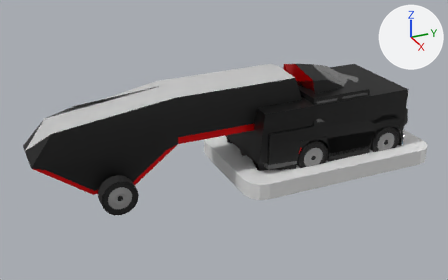
Two versions of the Blender file Assets/Models/Blender/OverdriveTracks.blend, one commit apart.
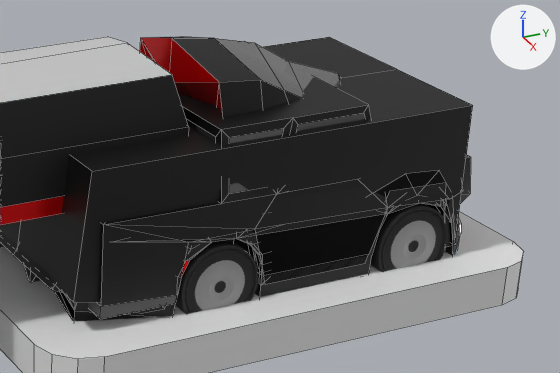
Each version appears first from a 50 mm lens placed at (-3.798, -0.133, 0.113), pointed at (-4.012, -0.037, 0.006), and next in a close-up on the part from 51% to 98% of the width and 18% to 68% of the height. Every picture has the same lights, and +X, +Y and +Z are marked at upper right. The close-ups show mesh edges as thin lines.

Script lines for the objects in view, before the commit:
```python
me_cube_004 = bpy.data.meshes.new('Cube.004')
me_cube_004.from_pydata(...)  # 32 vertices, 18 faces; spans x -0.0259..0.0259, y -0.0423..0.0423, z -0.0032..0.0032
me_cube_006 = bpy.data.meshes.new('Cube.006')
me_cube_006.from_pydata(...)  # 358 vertices, 341 faces; spans x -0.0191..0.0191, y -0.034..0.0364, z 0.0016..0.0218
me_cube_006.polygons.foreach_set('use_smooth', [True] * 341)
# faces by material slot: [213, 8, 38, 82]
me_cube_006.materials.append(mat_body)  # black #000000
me_cube_006.materials.append(mat_windscreeen)  # dark grey #616161
me_cube_006.materials.append(mat_accent1s)  # red #ff0001
me_cube_006.materials.append(mat_accent_2d)  # white #e8e8e8
me_cylinder_002 = bpy.data.meshes.new('Cylinder.002')
me_cylinder_002.from_pydata(...)  # 352 vertices, 322 faces; spans x 0.0..0.0198, y -0.0065..0.0065, z -0.0065..0.0065
me_cylinder_002.polygons.foreach_set('use_smooth', [True] * 322)
# faces by material slot: [258, 64]
me_cylinder_002.materials.append(mat_wheels1)  # black #191919
me_cylinder_002.materials.append(mat_wheels2)  # grey #979797
ob_carbaseoutline = bpy.data.objects.new('CarBaseOutline', me_cube_004)
ob_carbaseoutline.location = (-4.0, 0.0, 0.0)
ob_supercarskull = bpy.data.objects.new('SupercarSkull', me_cube_006)
ob_supercarskull.location = (-4.0, 0.0, 0.0)
ob_wheels_2 = bpy.data.objects.new('Wheels 2', me_cylinder_002)
ob_wheels_2.parent = ob_carbase
ob_wheels_2.matrix_parent_inverse = Matrix(((1.0, 0.0, 0.0, 4.0), (0.0, 1.0, 0.0, 0.0), (0.0, 0.0, 1.0, 0.0), (0.0, 0.0, 0.0, 1.0)))
ob_wheels_2.location = (-4.0, -0.0127, 0.00654)
_m = ob_wheels_2.modifiers.new('Mirror', 'MIRROR')
# also in view: 'Wheels 1' at (-4.0, 0.022, 0.007); 'SuperTruck X52 Trailer' at (-4.0, -0.063, 0.022); 'SupercarBigBang' at (-4.0, -0.003, 0.016); 'SupercarShock' at (-4.0, 0.001, 0.012); 'SupercarMammot' at (-4.0, 0.0, 0.017)
```
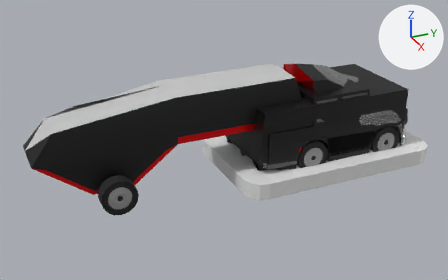
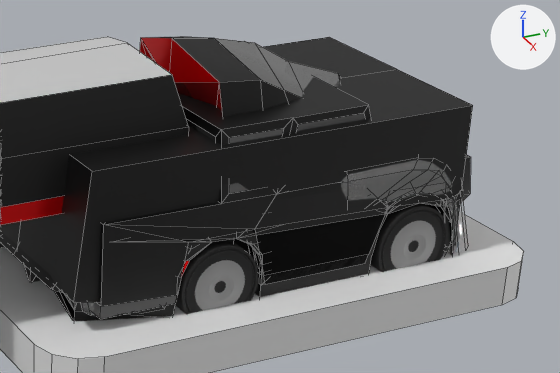
Location of each change, [x1, y1, x2, y2] in pixels of the close-ups (560 x 373 px):
'CustomIceWave', added: after [81, 160, 468, 316]

Diff of the bpy script that builds the scene:
```diff
--- a/Assets/Models/Blender/OverdriveTracks.blend.py
+++ b/Assets/Models/Blender/OverdriveTracks.blend.py
@@ mat_transparent @@
+mat_transparent = principled_material('Transparent')
+mat_transparent.base_color = (0.8, 0.8, 0.8)  # white #e7e7e7
+mat_transparent.roughness = 1.0
+mat_transparent.alpha = 0.254
@@ me_plane_001 @@
+me_plane_001.from_pydata(...)  # 1036 vertices, 807 faces; spans x -0.018..0.0189, y -0.035..0.0388, z 0.0028..0.0283
+me_plane_001.materials.append(mat_transparent)  # white #e7e7e7
@@ ob_customicewave @@
+ob_customicewave = bpy.data.objects.new('CustomIceWave', me_plane_001)
+ob_customicewave.location = (-4.0, 0.0, 0.0)
```
